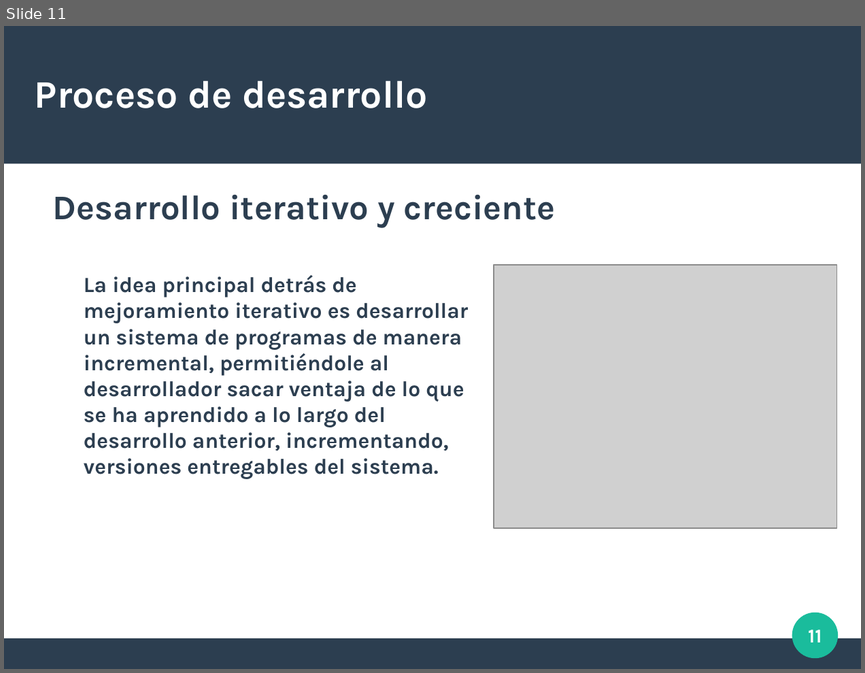
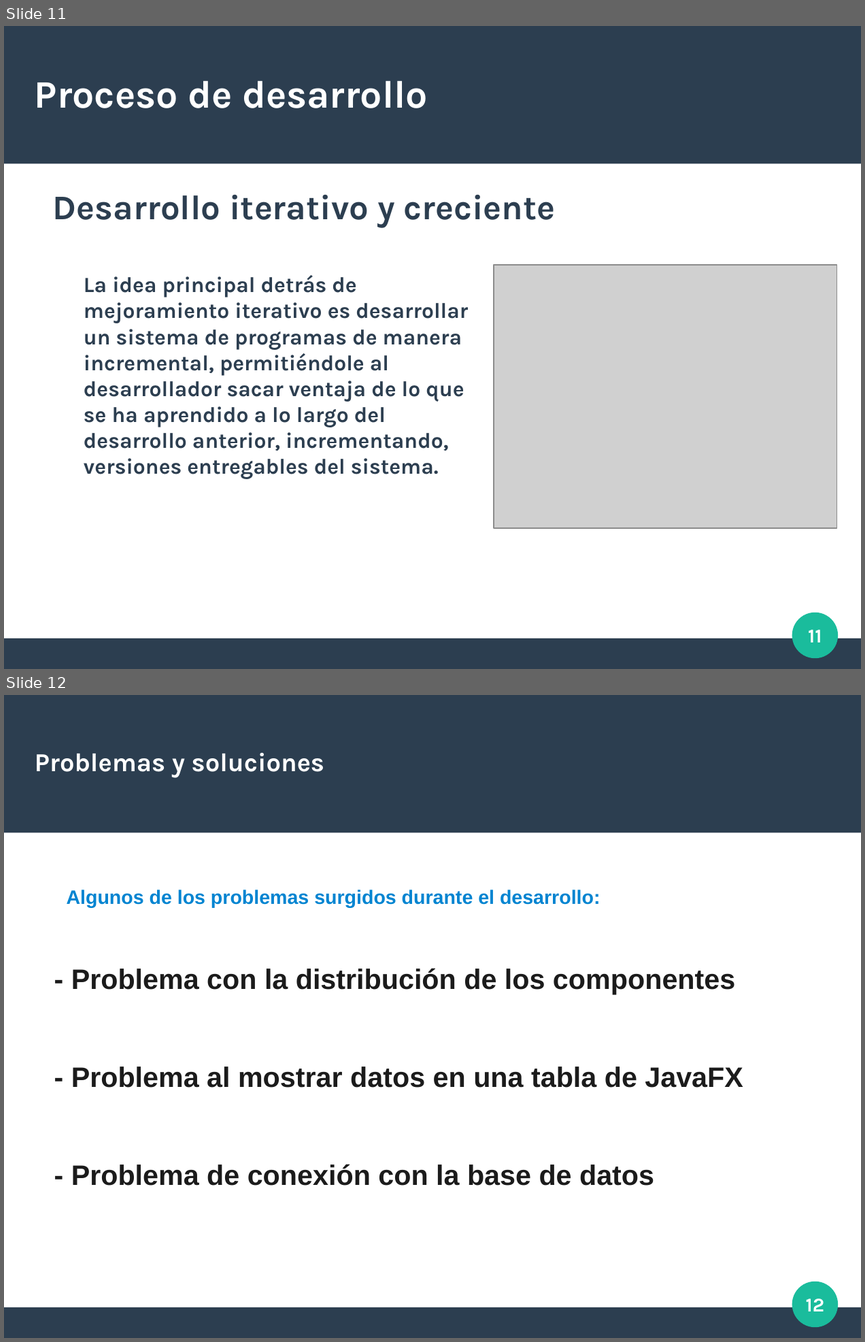
Before and after one commit to sharco-code/Red-Libros, a slide deck: Documentacion/presentacion.odp. Shown one above the other, each under a label of ours: slide 11 before the commit, slides 11 and 12 after it. The pictures are 865x673 and 865x1342 pixels, drawn with LibreOffice and Linux fonts; fonts in the diff are those of the drawing; grey boxes stand for pictures. Boxes give left, top, right and bottom in pixels: in the first picture for what was removed or moved away, otherwise in the second. Text is boxed around its words. In the diff, an @@ line names an element or a change of style, - is before the commit and + after.

Commit message:
presentacion

```diff
--- a/Documentacion/presentacion.odp
+++ b/Documentacion/presentacion.odp
@@ slide 12 added at [4,695,861,1338], background #FFFFFF; not listed: 3 template elements that a slide beside it also shows @@
@@ title added at [35,753,324,778], 24 pt, text #FFFFFF, bold @@
+Problemas y soluciones
@@ text added at [67,889,600,908], 18 pt, text #0084D1, bold @@
+Algunos de los problemas surgidos durante el desarrollo:
@@ text added at [71,968,743,1185], 26 pt, text #1B1B1B, bold @@
+- Problema con la distribución de los componentes
+- Problema al mostrar datos en una tabla de JavaFX
+- Problema de conexión con la base de datos
@@ page number added at [806,1298,824,1311], 18 pt, text #FFFFFF, bold @@
+12
```
Also in this commit, not shown: 2 other slides added, 2 slides removed, 2 other files.
